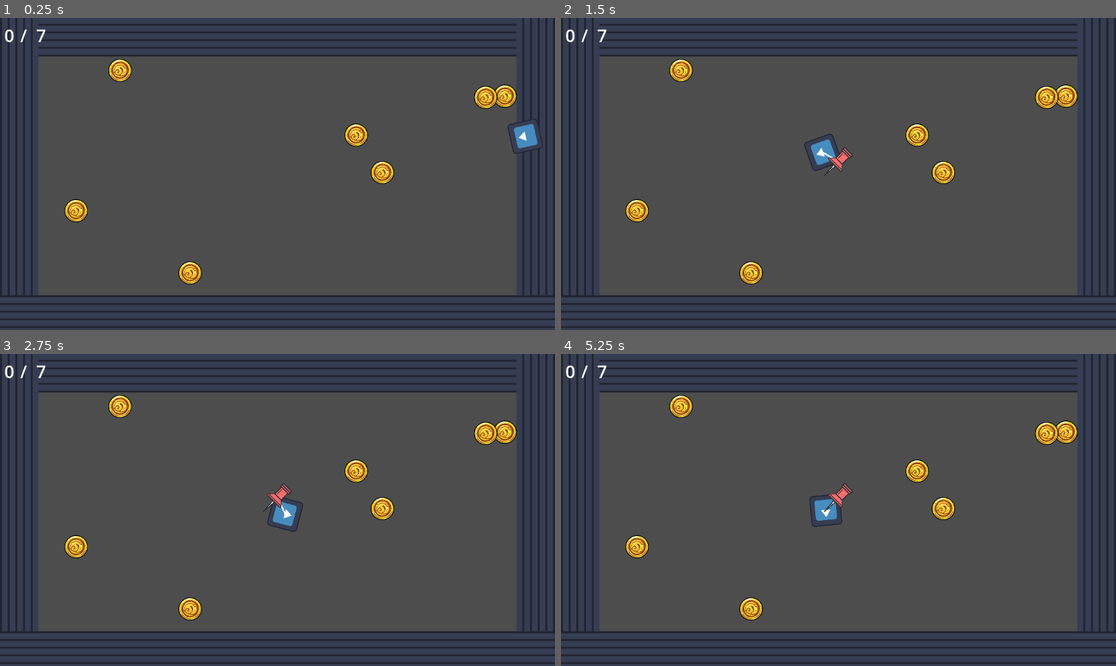
Above: before the commit, frames 1-4 (two rows, left to right).
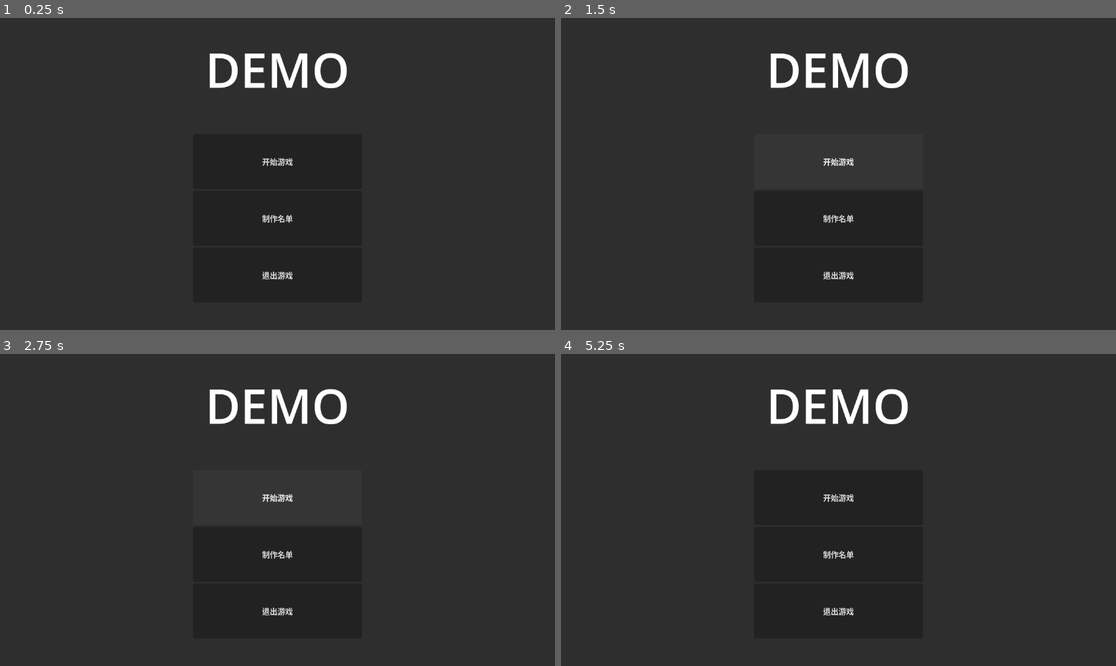
Above: after the commit, the same moments.

Repository: OVOAOVO/hajimi
Game: Godot game, scene res://level/开始界面.tscn
Two runs of this game, one before a commit and one after it. Both use one fixed random seed, a clock stepped at 60 frames per second and the inputs below. Before the commit the project starts from res://level/game1.tscn. The engine's default icon, where the game draws it, is replaced by a stand-in: a white triangle on a blue panel in a dark square.
Inputs (mouse positions are in pixels of both pictures, inside the frame that each line leads up to):
- Up to frame 1 (0.25 s): no input
- Up to frame 2 (1.5 s): click (838, 217) at 0.5 s, where only the run after the commit has a clickable "制作名单"; click (838, 161) at 1.25 s, where only the run after the commit has a clickable "开始游戏"
- Up to frame 3 (2.75 s): click (277, 497) at 2 s, where only the run after the commit has a clickable "开始游戏"
- Up to frame 4 (5.25 s): click (838, 553) at 2.75 s, where only the run after the commit has a clickable "制作名单"; click (838, 497) at 3.5 s, where only the run after the commit has a clickable "开始游戏"; click (838, 553) at 4.25 s, where only the run after the commit has a clickable "制作名单"; move the mouse to (960, 494) at 5.02 s; click (960, 494) at 5.17 s

The runs differ from the first frame. In frame 1, 90% of the frame differs, in the area x 0-100%, y 0-100%; in frame 2, 86%; in frame 3, 86%; in frame 4, 90%.

Commit message:
猫与动画

Diff:
--- /dev/null
+++ b/level/开始界面.tscn
@@ -0,0 +1,67 @@
+[gd_scene format=3 uid="uid://bk5fpvjyrjf0i"]
+
+[node name="Node2D" type="Node2D" unique_id=462866750]
+
+[node name="CanvasLayer" type="CanvasLayer" parent="." unique_id=417184949]
+
+[node name="开始界面" type="Control" parent="CanvasLayer" unique_id=1210242529]
+layout_mode = 3
+anchors_preset = 8
+anchor_left = 0.5
+anchor_top = 0.5
+anchor_right = 0.5
+anchor_bottom = 0.5
+offset_left = -640.0
+offset_top = -360.0
+offset_right = -640.0
+offset_bottom = -360.0
+grow_horizontal = 2
+grow_vertical = 2
+
+[node name="Panel" type="Panel" parent="CanvasLayer/开始界面" unique_id=1396039782]
+layout_mode = 1
+anchors_preset = 15
+anchor_right = 1.0
+anchor_bottom = 1.0
+offset_right = 1280.0
+offset_bottom = 720.0
+grow_horizontal = 2
+grow_vertical = 2
+
+[node name="Label" type="Label" parent="CanvasLayer/开始界面" unique_id=711732717]
+layout_mode = 1
+offset_left = 440.0
+offset_top = 68.0
+offset_right = 840.0
+offset_bottom = 218.0
+theme_override_font_sizes/font_size = 100
+text = "DEMO"
+horizontal_alignment = 1
+vertical_alignment = 1
+
+[node name="BoxContainer" type="BoxContainer" parent="CanvasLayer/开始界面" unique_id=797512439]
+layout_mode = 1
+offset_left = 465.0
+offset_top = 277.0
+offset_right = 815.0
+offset_bottom = 627.0
+alignment = 1
+vertical = true
+
+[node name="开始" type="Button" parent="CanvasLayer/开始界面/BoxContainer" unique_id=1431805220]
+layout_mode = 2
+size_flags_horizontal = 3
+size_flags_vertical = 3
+text = "开始游戏"
+
+[node name="选项" type="Button" parent="CanvasLayer/开始界面/BoxContainer" unique_id=1401921113]
+layout_mode = 2
+size_flags_horizontal = 3
+size_flags_vertical = 3
+text = "制作名单"
+
+[node name="退出" type="Button" parent="CanvasLayer/开始界面/BoxContainer" unique_id=1201154200]
+layout_mode = 2
+size_flags_horizontal = 3
+size_flags_vertical = 3
+text = "退出游戏"
--- a/prefab/cat.tscn
+++ b/prefab/cat.tscn
@@ -1,18 +1,61 @@
 [gd_scene format=3 uid="uid://c11lsej2wglye"]
 
-[ext_resource type="Texture2D" uid="uid://byvjehdyh0s6p" path="res://assets/icon.svg" id="1_3vslg"]
 [ext_resource type="Script" uid="uid://k5wr2i3sjxty" path="res://scripts/CatController.gd" id="1_sq0jt"]
+[ext_resource type="Texture2D" uid="uid://bh3gbe5gtg3am" path="res://assets/catRoll.png" id="2_sq0jt"]
+[ext_resource type="Texture2D" uid="uid://dwvxbuumwi01v" path="res://assets/catSli.png" id="3_ju4o2"]
+
+[sub_resource type="AtlasTexture" id="AtlasTexture_ju4o2"]
+atlas = ExtResource("2_sq0jt")
+region = Rect2(0, 0, 680, 503)
+
+[sub_resource type="AtlasTexture" id="AtlasTexture_jdi4i"]
+atlas = ExtResource("2_sq0jt")
+region = Rect2(680, 0, 680, 503)
+
+[sub_resource type="AtlasTexture" id="AtlasTexture_vcrd0"]
+atlas = ExtResource("2_sq0jt")
+region = Rect2(1360, 0, 680, 503)
+
+[sub_resource type="AtlasTexture" id="AtlasTexture_aummg"]
+atlas = ExtResource("3_ju4o2")
+region = Rect2(0, 0, 680, 503)
+
+[sub_resource type="AtlasTexture" id="AtlasTexture_q6qok"]
+atlas = ExtResource("3_ju4o2")
+region = Rect2(680, 0, 680, 503)
+
+[sub_resource type="AtlasTexture" id="AtlasTexture_0ginx"]
+atlas = ExtResource("3_ju4o2")
+region = Rect2(1360, 0, 680, 503)
 
 [sub_resource type="SpriteFrames" id="SpriteFrames_lni28"]
 animations = [{
-"frames": [],
+"frames": [{
+"duration": 1.0,
+"texture": SubResource("AtlasTexture_ju4o2")
+}, {
+"duration": 1.0,
+"texture": SubResource("AtlasTexture_jdi4i")
+}, {
+"duration": 1.0,
+"texture": SubResource("AtlasTexture_vcrd0")
+}],
 "loop": true,
 "name": &"Roll",
-"speed": 5.0
+"speed": 15.0
 }, {
-"frames": [],
+"frames": [{
+"duration": 1.0,
+"texture": SubResource("AtlasTexture_aummg")
+}, {
+"duration": 1.0,
+"texture": SubResource("AtlasTexture_q6qok")
+}, {
+"duration": 1.0,
+"texture": SubResource("AtlasTexture_0ginx")
+}],
 "loop": true,
-"name": &"Rotation",
+"name": &"Sli",
 "speed": 5.0
 }]
 
@@ -26,13 +69,13 @@
 max_fall_speed = 400.0
 
 [node name="AnimatedSprite2D" type="AnimatedSprite2D" parent="CharacterBody2D" unique_id=1791933442]
+scale = Vector2(0.4, 0.4)
 sprite_frames = SubResource("SpriteFrames_lni28")
-animation = &"Roll"
+animation = &"Sli"
+autoplay = "Sli"
+frame_progress = 0.17729469
 
 [node name="CollisionShape2D" type="CollisionShape2D" parent="CharacterBody2D" unique_id=1411382272]
 position = Vector2(-1.0000029, -1.500001)
 scale = Vector2(9, 9)
 shape = SubResource("CircleShape2D_sq0jt")
-
-[node name="Sprite2D" type="Sprite2D" parent="CharacterBody2D" unique_id=1448227505]
-texture = ExtResource("1_3vslg")
--- a/project.godot
+++ b/project.godot
@@ -11,7 +11,7 @@
 [application]
 
 config/name="CGJ2026"
-run/main_scene="uid://bgsr0iywlonv2"
+run/main_scene="uid://bk5fpvjyrjf0i"
 config/features=PackedStringArray("4.6", "Forward Plus")
 config/icon="res://assets/icon.svg"
 
--- a/scripts/CoreLogic.gd
+++ b/scripts/CoreLogic.gd
@@ -312,5 +312,9 @@
 				body.global_position = cat.global_position
 				body.velocity = Vector2(randf_range(-200, 200), randf_range(-300, -100))
 				body.set_physics_process(true)
+				# 切换为 Roll 动画
+				var sprite: AnimatedSprite2D = body.get_node_or_null("AnimatedSprite2D")
+				if sprite:
+					sprite.play("Roll")
 			_input_enabled = true
 	)
Binary file added: assets/catRoll.png
Not shown, added: assets/catRoll.png.import
Binary file added: assets/catSli.png
Not shown, added: assets/catSli.png.import
